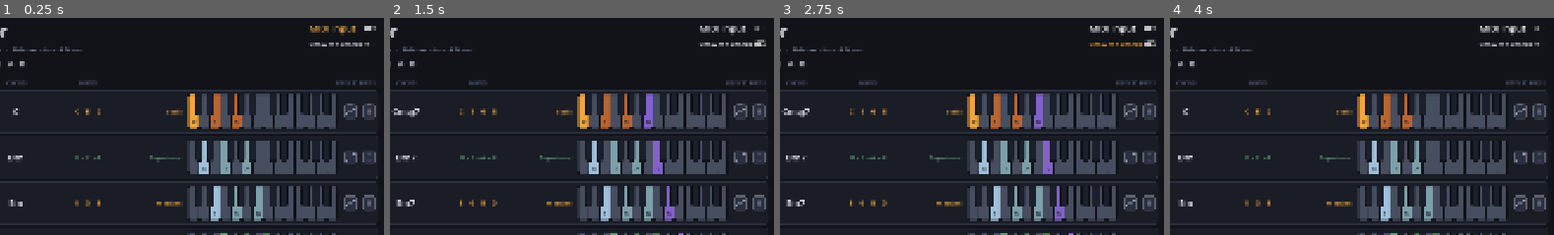
Above: before the commit, frames 1-4 (left to right).
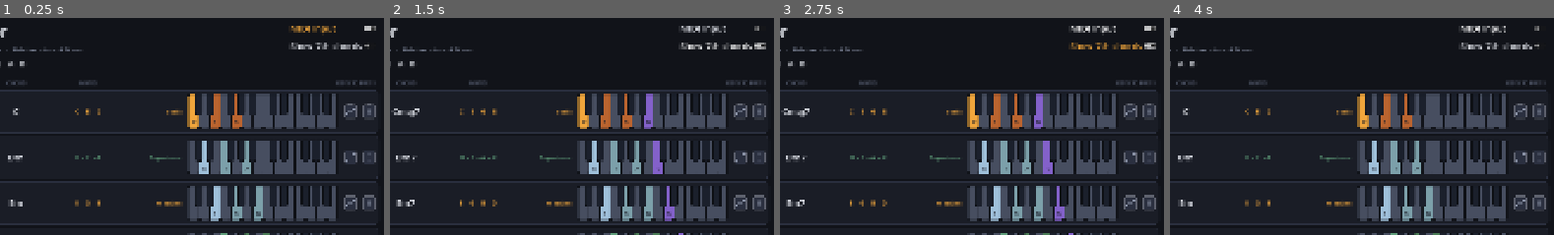
Above: after the commit, the same moments.

Repository: Square-Atom/mic
Game: Godot game, scene res://scenes/main.tscn
The game is run twice, just before and just after one commit, with the same random seed, the same clock (stepped at 60 frames per second) and the same inputs.
Inputs:
- Up to frame 1 (0.25 s): no input
- Up to frame 2 (1.5 s): click "MIDI Input" at 0.5 s; click "Show 7th chords" at 1.25 s
- Up to frame 3 (2.75 s): click "MIDI Input" at 2 s
- Up to frame 4 (4 s): click "Show 7th chords" at 2.75 s; click "MIDI Input" at 3.5 s
The pictures show only the part of the screen within x 9-59%, y 3-53%; the shares and areas given below are measured in that part.

The runs differ from the first frame. In frame 1, 0.9% of the frame differs, in the area x 75-97%, y 3-15%; in frame 2, 1.0%, in the area x 75-98%, y 3-15%; in frame 3, 1.0%; in frame 4, 0.9%.

Commit message:
Match the seventh toggle's text size to MIDI Input
Two stacked toggles at different sizes read as a hierarchy that is not there
- both are ordinary view switches.

Co-Authored-By: Claude Opus 5 <noreply@anthropic.com>

Diff:
--- a/scenes/chord_panel.tscn
+++ b/scenes/chord_panel.tscn
@@ -61,6 +61,7 @@
 unique_name_in_owner = true
 layout_mode = 2
 size_flags_horizontal = 3
+theme_override_font_sizes/font_size = 22
 text = "Show 7th chords"
 
 [node name="Sep" type="HSeparator" parent="Margin/VBox" unique_id=1292688559]
